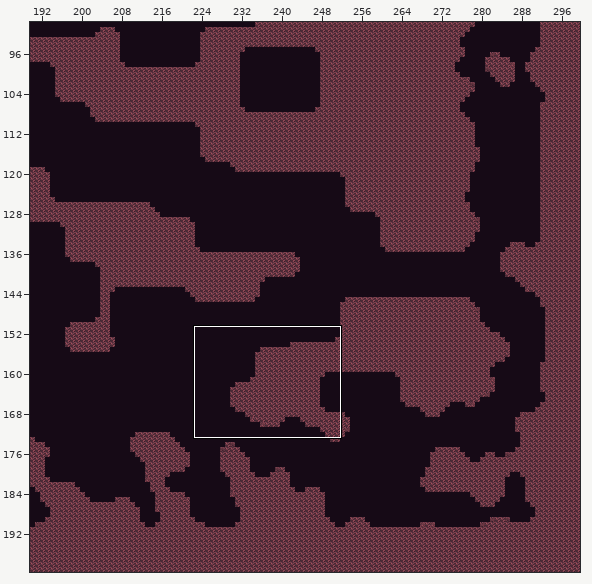
An edit to a level. Tiled map, android/assets/maps/level1.tmx. The picture above shows the old version from afar; the outline marks the close-up.
Close-up. Before the commit:
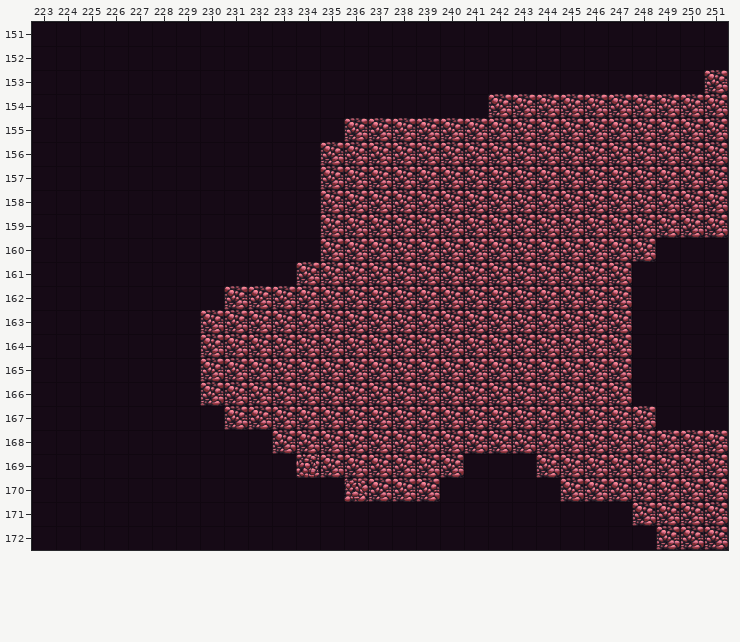
Cells are 64x64 px. Shown: x 223..251, y 151..172. The commit also changed other parts of the map, which this record leaves out.
The result:
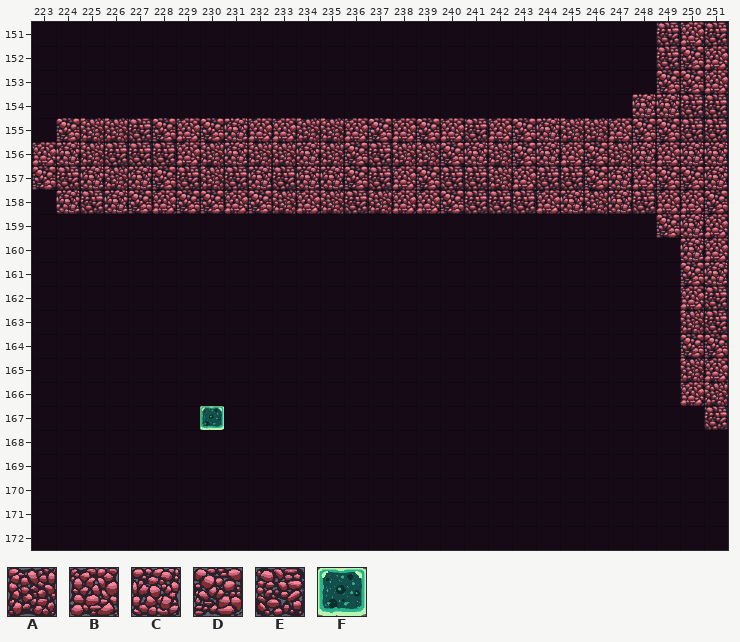
Key: from "tileMapGutter": A 5, B 6, C 7, D 8, E 9, F 20.
_ is an empty cell.
From old to new:
Layer "terrain":
y 151: x 249..251 ___ -> EBE
y 152: x 249..251 ___ -> EDB
y 153: x 249..251 __D -> DDB
y 154: x 242..251 DDDDDDDDDD -> ______CCEE
y 155: x 224..236 ____________D -> DAAEDBDCBBAAB; x 238 D -> B; x 240..242 DDD -> BEB; x 244..247 DDDD -> CAAB; x 250..251 DD -> EE
y 156: x 223..235 ____________D -> BCAEEEBACAACA; x 237..239 DDD -> EAA; x 241..242 DD -> CA; x 244..245 DD -> CB; x 247..251 DDDDD -> ACBCC
y 157: x 223..235 ____________D -> DECACDEAECECC; x 237..238 DD -> EB; x 240..245 DDDDDD -> EEABEE; x 247..248 DD -> CB; x 251 D -> C
y 158: x 224..239 ___________DDDDD -> CECDBDDBDABAEABB; x 241..250 DDDDDDDDDD -> EEEBCACEBB
y 159: x 235..248 DDDDDDDDDDDDDD -> ______________; x 250..251 DD -> CB
y 160: x 235..248 DDDDDDDDDDDDDD -> ______________; x 250..251 __ -> CB
y 161: x 234..247 DDDDDDDDDDDDDD -> ______________; x 250..251 __ -> DC
y 162: x 231..247 DDDDDDDDDDDDDDDDD -> _________________; x 250..251 __ -> BE
y 163: x 230..247 DDDDDDDDDDDDDDDDDD -> __________________; x 250..251 __ -> AE
y 164: x 230..247 DDDDDDDDDDDDDDDDDD -> __________________; x 250..251 __ -> DD
y 165: x 230..247 DDDDDDDDDDDDDDDDDD -> __________________; x 250..251 __ -> AB
y 166: x 230..247 DDDDDDDDDDDDDDDDDD -> __________________; x 250..251 __ -> BA
y 167: x 230..248 _DDDDDDDDDDDDDDDDDD -> F__________________; x 251 _ -> E
y 168: x 233..251 DDDDDDDDDDDDDDDDDDD -> ___________________
y 169: x 234..240 CDDDDDD -> _______; x 244..251 DDDDDDDD -> ________
y 170: x 236..239 BDDD -> ____; x 245..251 DDDDDDD -> _______
y 171: x 248..251 DDDD -> ____
y 172: x 249..251 DDD -> ___
Pixel boxes of the changes (left, top, right, bottom) in both close-ups:
changed: (32, 22, 728, 550)
